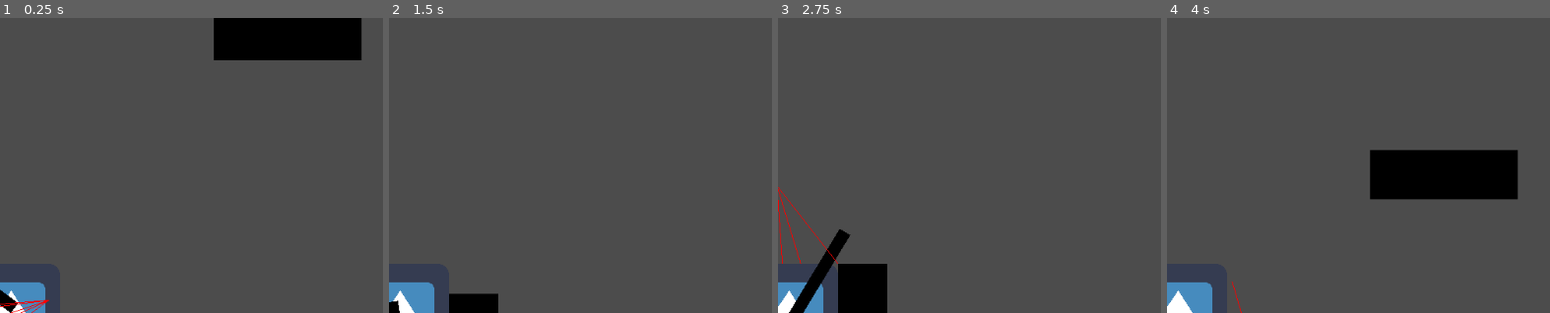
Above: before the commit, frames 1-4 (left to right).
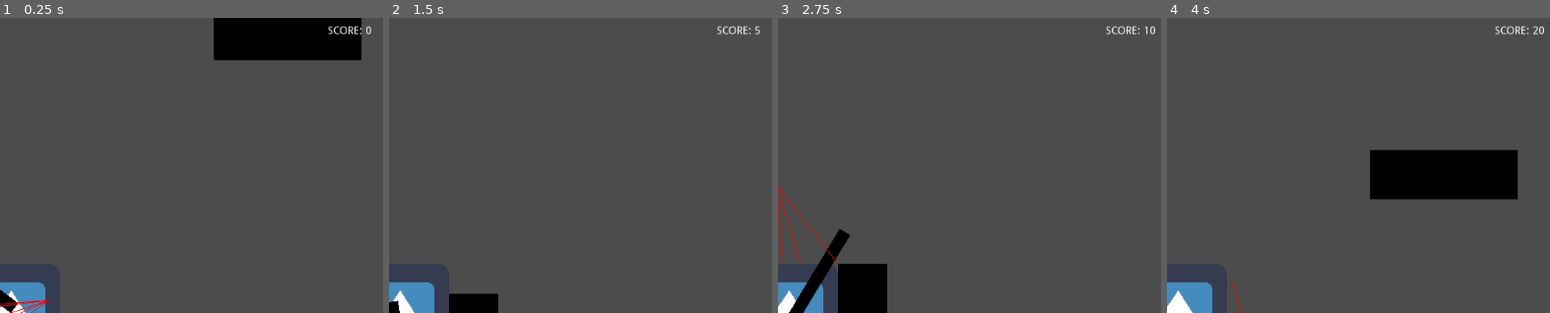
Above: after the commit, the same moments.

Repository: Develarooio/hoho-ohno
Game: Godot game, scene res://Levels/ClaytonTestLevel.tscn
Two runs of this game, one before a commit and one after it. Both use one fixed random seed, a clock stepped at 60 frames per second and the inputs below. The project has no main scene, so this scene is started directly. The engine's default icon, where the game draws it, is replaced by a stand-in: a white triangle on a blue panel in a dark square.
Inputs (mouse positions are % of the whole screen's width and height, from its top left):
- Up to frame 1 (0.25 s): no input
- Up to frame 2 (1.5 s): move the mouse to (74, 45) at 0.52 s; hold D (right) 0.53-1.28 s; tap Space (dash) at 0.6 s; move the mouse to (31, 55) at 1.27 s; hold S (down) from 1.28 s (still down); click (31, 55) at 1.35 s
- Up to frame 3 (2.75 s): move the mouse to (62, 28) at 2.02 s; release S (down) at 2.03 s; hold D (right) from 2.03 s (still down); tap Space (dash) at 2.1 s
- Up to frame 4 (4 s): move the mouse to (46, 70) at 2.77 s; release D (right) at 2.78 s; hold W (up) 2.78-3.53 s; click (46, 70) at 2.85 s; move the mouse to (82, 65) at 3.52 s; hold A (left) from 3.53 s (still down); tap Space (dash) at 3.6 s
The pictures show only the part of the screen within x 50-100%, y 0-50%; the shares and areas given below are measured in that part.

The runs differ from the first frame. In frame 1, 0.2% of the frame differs, in the area x 85-97%, y 2-6%; in frame 2, 0.2%; in frame 3, 0.2%; in frame 4, 0.2%, in the area x 85-99%, y 2-6%.

Commit message:
place scoreboard inside ui

Diff:
--- a/Levels/ClaytonTestLevel.tscn
+++ b/Levels/ClaytonTestLevel.tscn
@@ -1,9 +1,10 @@
-[gd_scene load_steps=4 format=2]
+[gd_scene load_steps=6 format=2]
 
 [ext_resource path="res://Tilesets/walls.tres" type="TileSet" id=1]
 [ext_resource path="res://Player/Player.tscn" type="PackedScene" id=2]
 [ext_resource path="res://Ghosty/Ghosty.tscn" type="PackedScene" id=3]
-
+[ext_resource path="res://UI/UI.tscn" type="PackedScene" id=4]
+[ext_resource path="res://Levels/GameBeat/GameBeat.tscn" type="PackedScene" id=5]
 
 [node name="ClaytonTestLevel" type="Node2D" index="0"]
 
@@ -35,3 +36,7 @@
 
 position = Vector2( 708, 304 )
 _sections_unfolded = [ "Collision", "Z Index" ]
+
+[node name="UI" parent="." index="3" instance=ExtResource( 4 )]
+
+[node name="GameBeat" parent="." index="4" instance=ExtResource( 5 )]
--- a/Player/Player.tscn
+++ b/Player/Player.tscn
@@ -70,14 +70,14 @@
 smoothing_speed = 10.0
 offset_v = 0.0
 offset_h = 0.0
-drag_margin_left = 0.2
-drag_margin_top = 0.2
-drag_margin_right = 0.2
-drag_margin_bottom = 0.2
+drag_margin_left = 0.0
+drag_margin_top = 0.0
+drag_margin_right = 0.0
+drag_margin_bottom = 0.0
 editor_draw_screen = true
 editor_draw_limits = false
 editor_draw_drag_margin = false
-_sections_unfolded = [ "Smoothing" ]
+_sections_unfolded = [ "Drag Margin", "Limit", "Smoothing" ]
 
 [connection signal="timeout" from="DashCoolDown" to="." method="_on_DashCoolDown_timeout"]
 
--- /dev/null
+++ b/UI/UI.tscn
@@ -0,0 +1,47 @@
+[gd_scene load_steps=3 format=2]
+
+[ext_resource path="res://Levels/ScoreBoard/ScoreBoard.tscn" type="PackedScene" id=1]
+[ext_resource path="res://Levels/ScoreBoard/ScoreBoard.gd" type="Script" id=2]
+
+[node name="UI" type="CanvasLayer"]
+
+layer = 1
+offset = Vector2( 0, 0 )
+rotation = 0.0
+scale = Vector2( 1, 1 )
+transform = Transform2D( 1, 0, 0, 1, 0, 0 )
+
+[node name="Control" type="Control" parent="." index="0"]
+
+anchor_left = 0.0
+anchor_top = 0.0
+anchor_right = 1.0
+anchor_bottom = 0.0
+margin_bottom = 47.0
+rect_pivot_offset = Vector2( 0, 0 )
+rect_clip_content = false
+mouse_filter = 0
+mouse_default_cursor_shape = 0
+size_flags_horizontal = 1
+size_flags_vertical = 1
+
+[node name="ScoreBoard" type="Label" parent="Control" index="0" instance=ExtResource( 1 )]
+
+anchor_left = 1.0
+anchor_top = 0.0
+anchor_right = 1.0
+anchor_bottom = 0.0
+margin_left = -100.0
+margin_top = 10.0
+margin_bottom = 14.0
+rect_pivot_offset = Vector2( 0, 0 )
+rect_clip_content = false
+mouse_filter = 2
+mouse_default_cursor_shape = 0
+size_flags_horizontal = 1
+size_flags_vertical = 4
+percent_visible = 1.0
+lines_skipped = 0
+max_lines_visible = -1
+script = ExtResource( 2 )
+_sections_unfolded = [ "Margin" ]
